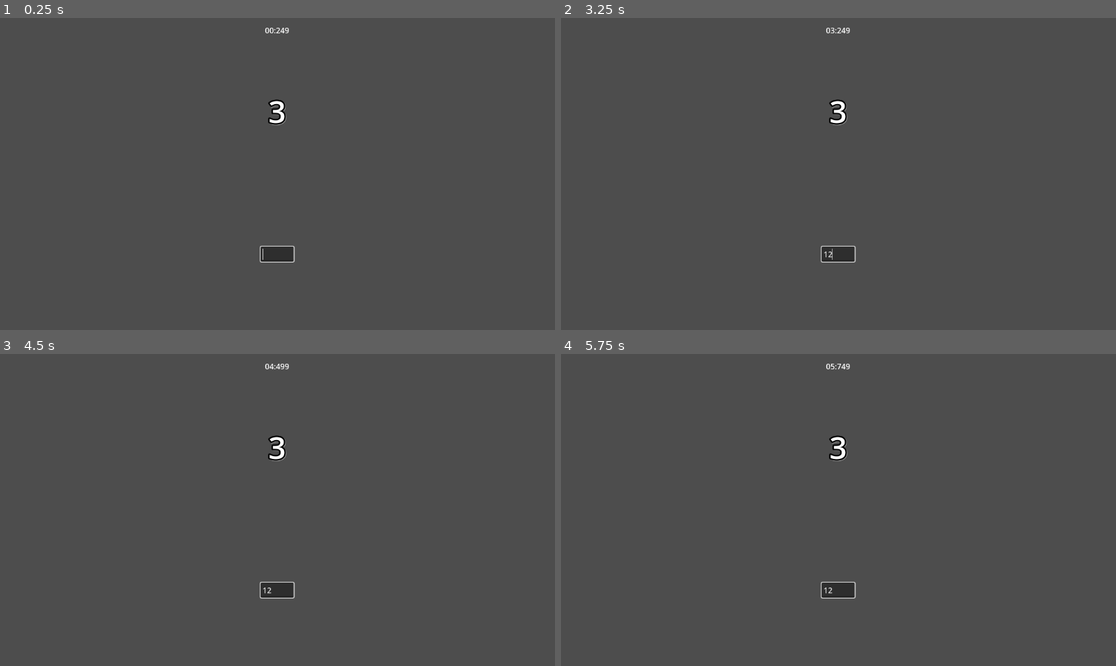
Above: before the commit, frames 1-4 (two rows, left to right).
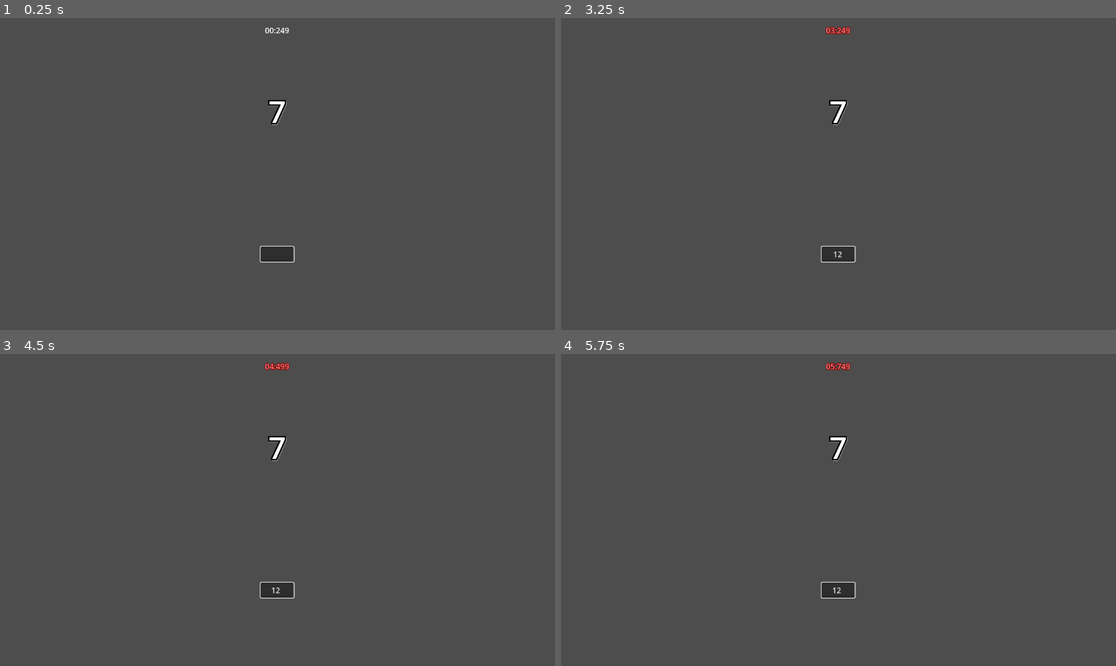
Above: after the commit, the same moments.

Repository: Clothwest/music-theory-learner
Game: Godot game, scene res://solfege/solfege.tscn
Two runs of this game, one before a commit and one after it. Both use one fixed random seed, a clock stepped at 60 frames per second and the inputs below.
Inputs (mouse positions are in pixels of both pictures, inside the frame that each line leads up to):
- Up to frame 1 (0.25 s): no input
- Up to frame 2 (3.25 s): click (838, 255) at 0.52 s; type "12" at 0.6 s; tap Enter at 1.25, 2.75 s; tap Space at 2 s
- Up to frame 3 (4.5 s): tap Space at 3.5 s; tap Enter at 4.25 s
- Up to frame 4 (5.75 s): tap Space at 5 s

The runs differ from the first frame. In frame 1, 0.2% of the frame differs, in the area x 47-52%, y 26-78%; in frame 2, 0.3%, in the area x 47-53%, y 2-78%; in frame 3, 0.3%; in frame 4, 0.3%.

Commit message:
optimize code and add timer decoration

Diff:
--- /dev/null
+++ b/solfege/number_label.gd
@@ -0,0 +1,20 @@
+class_name NumberLabel extends Label
+
+var numbers: Array[int] = [1, 2, 3, 4, 5, 6, 7]
+var number: int = 0
+var number_history: Array[int]
+var history_length: int = 2
+
+func init() -> void:
+	reset()
+
+func reset() -> void:
+	randomize_number_by_history()
+	text = str(number)
+
+func randomize_number_by_history() -> void:
+	var new_numbers: Array[int] = numbers.filter(func(n): return not number_history.has(n))
+	number = new_numbers.pick_random()
+	number_history.push_back(number)
+	if number_history.size() > history_length:
+		number_history.pop_front()
--- a/solfege/solfege.gd
+++ b/solfege/solfege.gd
@@ -1,35 +1,28 @@
 class_name Solfege extends Control
 
 @onready var timer_label: TimerLabel = %Timer
-@onready var number_label: Label = %Number
+@onready var number_label: NumberLabel = %Number
 @onready var solfege_line_edit: SolfegeLineEdit = %Solfege
-
-# numbers and solfeges
-var numbers: Array = [1, 2, 3, 4, 5, 6, 7]
-var solfeges: Dictionary[int, String] = {1: "do", 2: "re", 3: "mi", 4: "fa", 5: "sol", 6: "la", 7: "si"}
-
-#
-#var finished: bool = false
 
 func _ready() -> void:
 	# signal
-	solfege_line_edit.finished.connect(_on_solfege_line_edit_finished)
+	solfege_line_edit.number_found.connect(_on_solfege_line_edit_number_found)
 	#
+	number_label.init()
 	timer_label.init()
-	number_label.text = str(numbers.pick_random())
-	solfege_line_edit.init(solfeges)
+	solfege_line_edit.init()
 	call_deferred("on_ready")
-
 
 func on_ready() -> void:
 	solfege_line_edit.grab_focus()
 
-func _process(delta: float) -> void:
-	pass
+func reset() -> void:
+	number_label.reset()
+	timer_label.reset()
+	solfege_line_edit.reset()
 
-func _physics_process(delta: float) -> void:
-	pass
-
-func _on_solfege_line_edit_finished(number: int) -> void:
-	timer_label.reset()
-	number_label.text = str(numbers.pick_random())
+func _on_solfege_line_edit_number_found(number: int) -> void:
+	if number == number_label.number:
+		timer_label.timer_ticked = false
+		await get_tree().create_timer(0.5).timeout
+		reset()
--- a/solfege/solfege.tscn
+++ b/solfege/solfege.tscn
@@ -1,10 +1,12 @@
-[gd_scene load_steps=6 format=3 uid="uid://c36la3itmohj6"]
+[gd_scene load_steps=7 format=3 uid="uid://c36la3itmohj6"]
 
 [ext_resource type="Script" uid="uid://bjxskskeanx57" path="res://solfege/solfege.gd" id="1_1vtob"]
 [ext_resource type="Script" uid="uid://6iikrjlf4rj0" path="res://solfege/solfege_line_edit.gd" id="2_monw2"]
 [ext_resource type="Script" uid="uid://7rd6m2m86no" path="res://solfege/timer_label.gd" id="2_nkerw"]
+[ext_resource type="Script" uid="uid://btrbo3ilyqmeu" path="res://solfege/number_label.gd" id="3_ix60j"]
 
 [sub_resource type="LabelSettings" id="LabelSettings_1vtob"]
+outline_color = Color(0.5, 0, 0, 1)
 
 [sub_resource type="LabelSettings" id="LabelSettings_6u0k7"]
 font_size = 64
@@ -46,7 +48,7 @@
 unique_name_in_owner = true
 custom_minimum_size = Vector2(100, 32)
 layout_mode = 2
-text = "1:32"
+text = "00:000"
 label_settings = SubResource("LabelSettings_1vtob")
 horizontal_alignment = 1
 vertical_alignment = 1
@@ -60,10 +62,11 @@
 unique_name_in_owner = true
 custom_minimum_size = Vector2(100, 100)
 layout_mode = 2
-text = "1"
+text = "4"
 label_settings = SubResource("LabelSettings_6u0k7")
 horizontal_alignment = 1
 vertical_alignment = 1
+script = ExtResource("3_ix60j")
 
 [node name="Solfege" type="CenterContainer" parent="MarginContainer/VBoxContainer"]
 layout_mode = 2
@@ -72,5 +75,8 @@
 [node name="Solfege" type="LineEdit" parent="MarginContainer/VBoxContainer/Solfege"]
 unique_name_in_owner = true
 layout_mode = 2
+theme_override_colors/selection_color = Color(0, 0, 0, 0)
+theme_override_colors/caret_color = Color(0, 0, 0, 0)
+alignment = 1
 max_length = 4
 script = ExtResource("2_monw2")
--- a/solfege/solfege_line_edit.gd
+++ b/solfege/solfege_line_edit.gd
@@ -1,19 +1,23 @@
 class_name SolfegeLineEdit extends LineEdit
 
-signal finished(number: int)
+signal number_found(number: int)
 
-var solfeges: Dictionary[int, String] = {}
+var solfeges: Dictionary[int, String] = {1: "do", 2: "re", 3: "mi", 4: "fa", 5: "sol", 6: "la", 7: "si"}
 
 func _ready() -> void:
+	# signal
 	text_changed.connect(_on_text_changed)
+	#
+	mouse_default_cursor_shape = Control.CURSOR_ARROW
 
-func init(solfeges: Dictionary[int, String]) -> void:
-	self.solfeges = solfeges
+func init() -> void:
+	reset()
+
+func reset() -> void:
 	text = ""
 
 func _on_text_changed(new_text: String) -> void:
 	var number = solfeges.find_key(new_text)
 	if number != null:
 		number = int(number)
-		finished.emit(number)
-		text = ""
+		number_found.emit(number)
--- a/solfege/timer_label.gd
+++ b/solfege/timer_label.gd
@@ -12,20 +12,35 @@
 	pass
 
 func init() -> void:
-	timer = 0.0
-	timer_ticked = true
+	reset()
 
-func _physics_process(delta: float) -> void:
+func _process(delta: float) -> void:
+	if timer > 3.0:
+		label_settings.font_color = Color.from_hsv(0.0, 0.5, 1.0, 1.0)
+		label_settings.outline_size = 5
+	else:
+		reset_decoration()
 	if timer_ticked:
 		timer += delta
 	millisecond = int(timer * 1000) % 1000
 	second = int(timer) % 60
 	minute = int(timer) / 60 % 60
 	hour = int(timer) / 3600 % 100
-	show_s_ms()
+	if minute > 0:
+		show_m_s()
+		if hour > 0:
+			show_h_m_s()
+	else:
+		show_s_ms()
 
 func reset() -> void:
 	timer = 0.0
+	timer_ticked = true
+	reset_decoration()
+
+func reset_decoration() -> void:
+	label_settings.font_color = Color.from_hsv(0.0, 0.0, 1.0, 1.0)
+	label_settings.outline_size = 0
 
 func show_s_ms() -> void:
 	text = "{0}{1}:{2}{3}{4}".format([second / 10, second % 10, millisecond / 100, millisecond / 10 % 10, millisecond % 10])
Not shown, added: solfege/number_label.gd.uid
